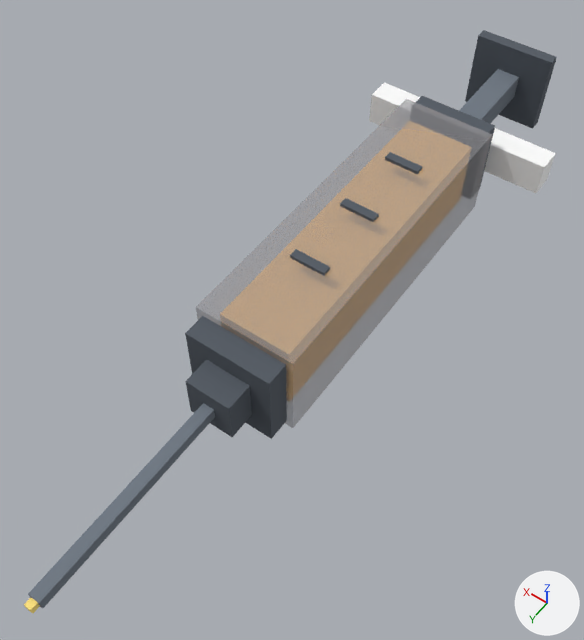
Two versions of the glTF model assets/overrides/models/weapon/SYRINGE.gltf, one commit apart.
Both versions are drawn from a 50 mm lens placed at (-0.116, 0.222, 0.254), pointed at (0.005, 0.053, -0.012). Every picture has the same lights, and +X, +Y and +Z are marked at lower right. The first picture is the older version. Vertices at exactly the same position are counted once.

In view in the first picture: 'SYRINGE'.
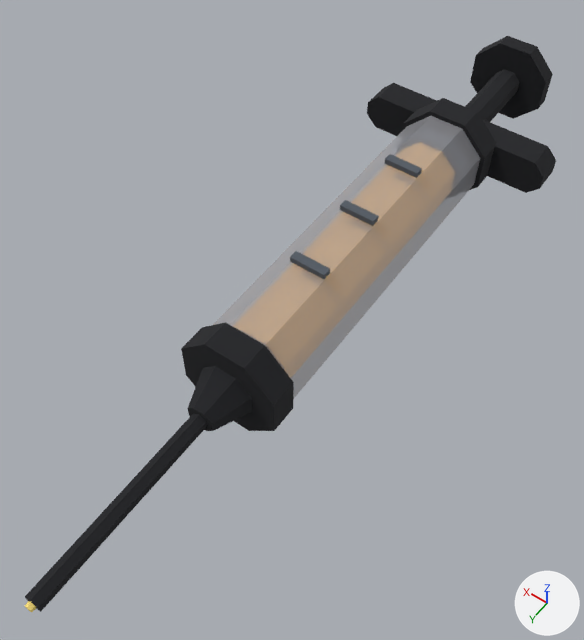
Changed parts and their boxes (x1, y1, x2, y2) in the pictures (584 x 640 px):
'SYRINGE', reshaped (9% shorter)
    before: (24, 30, 557, 613)
    after: (25, 83, 556, 612)
'anim_plunger', added
    after: (396, 36, 553, 199)
    faces in mat_glow_glowhot: (465, 36, 553, 122)
    faces in mat_metal_dark: (396, 127, 469, 199)
part 1 of me_syringe, added (beige)
    after: (233, 142, 455, 378)
part 2 of me_syringe, added
    after: (25, 601, 36, 612)
part 3 of me_syringe, added
    after: (181, 322, 294, 431)
part 4 of me_syringe, added
    after: (401, 98, 496, 193)
part 5 of me_syringe, added
    after: (188, 366, 253, 431)
part 6 of me_syringe, added
    after: (25, 413, 207, 612)
part 7 of me_syringe, rebuilt (not visible afterwards)
    before: (369, 83, 556, 193)
part 8 of me_syringe, added
    after: (367, 83, 556, 193)
part 9 of me_syringe, deleted
    before: (24, 30, 557, 613)
part 10 of me_syringe, cut back
    before: (220, 121, 472, 402)
    after: (290, 154, 422, 279)

What changed in the scene script:
```text
Add mat_team_wood:
    mat_team_wood = bpy.data.materials.new('team_wood')
    mat_team_wood.use_nodes = True; mat_team_wood.node_tree.nodes.clear()
    _N = mat_team_wood.node_tree.nodes; _L = mat_team_wood.node_tree.links
    n0 = _N.new('ShaderNodeBsdfPrincipled'); n0.name = 'Principled BSDF'
    n0.inputs[2].default_value = 1.0  # 'Roughness'
    n1 = _N.new('ShaderNodeOutputMaterial'); n1.name = 'Material Output'
    n2 = _N.new('ShaderNodeVertexColor'); n2.name = 'Color Attribute'
    _L.new(n0.outputs[0], n1.inputs[0])  # 'BSDF' to 'Surface'
    _L.new(n2.outputs[0], n0.inputs[0])  # 'Color' to 'Base Color'
Change me_syringe:
    remove me_syringe.from_pydata(...)  # 112 vertices, 168 faces; spans x -0.046..0.046, y -0.14..0.201, z -0.022..0.023
    add me_syringe.from_pydata(...)  # 220 vertices, 376 faces; spans x -0.047..0.047, y -0.085..0.201, z -0.021..0.023
    me_syringe part 1: a new loose piece, an 8-sided cylinder along y spanning x -0.014..0.014, y -0.056..0.084, z -0.014..0.014, in mat_glow_glow
    me_syringe part 2: a new loose piece, a 6-sided cylinder along y spanning x -0.0014..0.0014, y 0.198..0.201, z -0.0016..0.0016, in mat_team_team
    me_syringe part 3: a new loose piece, an 8-sided cylinder along y spanning x -0.021..0.021, y 0.089..0.101, z -0.021..0.021, in mat_glow_glowhot
    me_syringe part 4: a new loose piece, an 8-sided cylinder along y spanning x -0.021..0.021, y -0.073..-0.061, z -0.021..0.021, in mat_glow_glowhot
    me_syringe part 5: a new loose piece, an 8-sided cut cone along y (radius 0.013 at the low end, 0.006 at the high end) spanning x -0.012..0.012, y 0.099..0.117, z -0.012..0.012, in mat_glow_glowhot
    me_syringe part 6: a new loose piece, a 6-sided cylinder along y spanning x -0.003..0.003, y 0.1149..0.1991, z -0.0035..0.0035, in mat_glow_glowhot
    me_syringe part 7: the loose piece of 8 vertices spanning x -0.046..0.046, y -0.084..-0.072, z -0.008..0.008 is rebuilt with 16 vertices and now spans x -0.046..0.046, y -0.084..-0.072, z -0.008..0.008, in mat_team_wood
    me_syringe part 8: a new loose piece of 16 vertices spanning x -0.047..0.047, y -0.085..-0.071, z -0.009..0.009, in mat_glow_glowhot
    me_syringe part 9: 8 loose pieces with 64 vertices, spanning x -0.02..0.02, y -0.14..0.201, z -0.02..0.02, are deleted
    me_syringe part 10
    28 vertices are removed from x -0.022..0.022, y -0.062..0.09, z -0.022..0.022
    60 faces are deleted
    12 vertices move within x -0.008..0.008, y -0.024..0.05, z 0.023
    12 vertices are added at x -0.008..0.008, y -0.024..0.05, z 0.02
    36 new faces join them, mat_metal_dark
    other edits to the shape of me_syringe do not show in these pictures
    add me_syringe.materials.append(mat_team_wood)
Add ob_anim_plunger:
    ob_anim_plunger = bpy.data.objects.new('anim_plunger', me_anim_plunger)  # an 8-sided cylinder along y spanning x -0.0066..0.0066, y -0.0431..0.0351, z -0.0066..0.0066, material slot 0; an 8-sided cylinder along y spanning x -0.0196..0.0196, y -0.0491..-0.0409, z -0.0196..0.0196, material slot 0; an 8-sided cylinder along y spanning x -0.015..0.015, y -0.0531..-0.0469, z -0.015..0.015, material slot 0; an 8-sided cylinder along y spanning x -0.0166..0.0166, y 0.034..0.042, z -0.0166..0.0166, material slot 1; an 8-sided cylinder along y spanning x -0.0185..0.0185, y -0.048..-0.042, z -0.0185..0.0185, material slot 1; an 8-sided cylinder along y spanning x -0.0055..0.0055, y -0.042..0.034, z -0.0055..0.0055, material slot 2; an 8-sided cylinder along y spanning x -0.0139..0.0139, y -0.052..-0.048, z -0.0139..0.0139, material slot 3
    ob_anim_plunger.location = (0.0, -0.09, 0.0)
```
